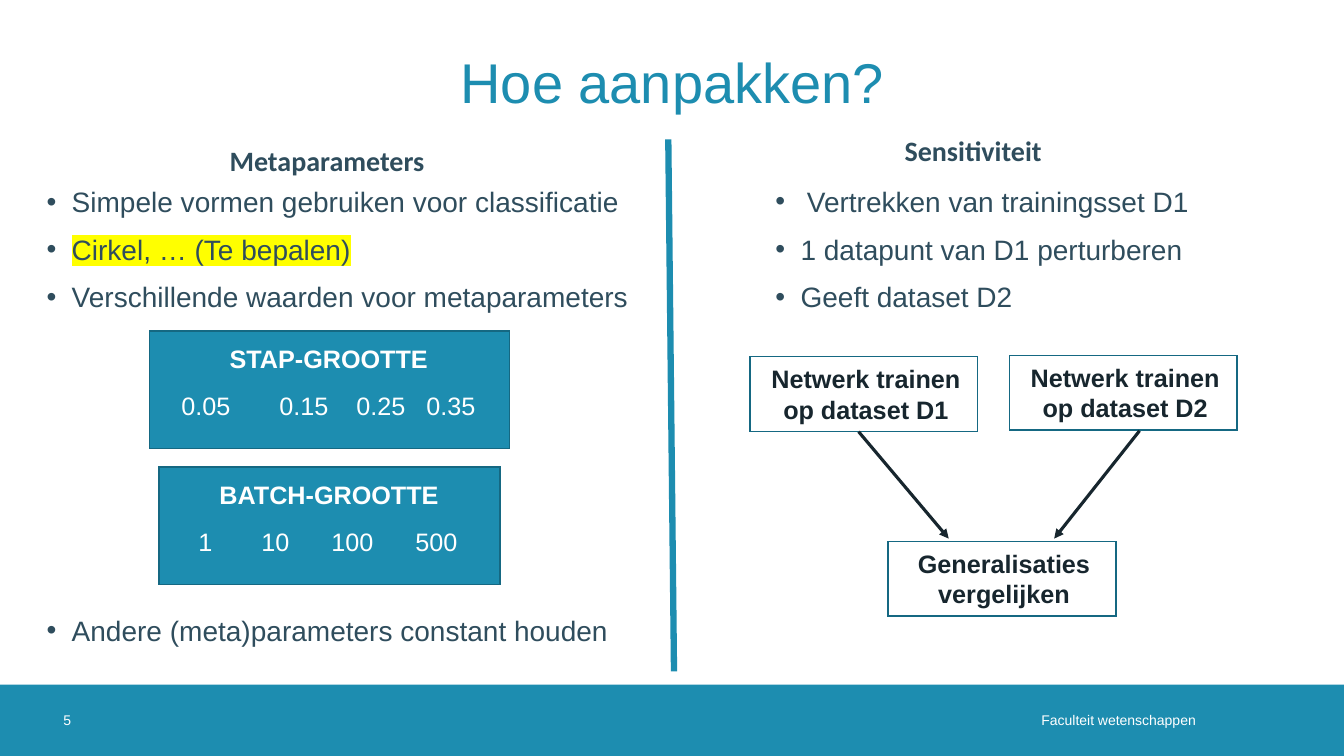
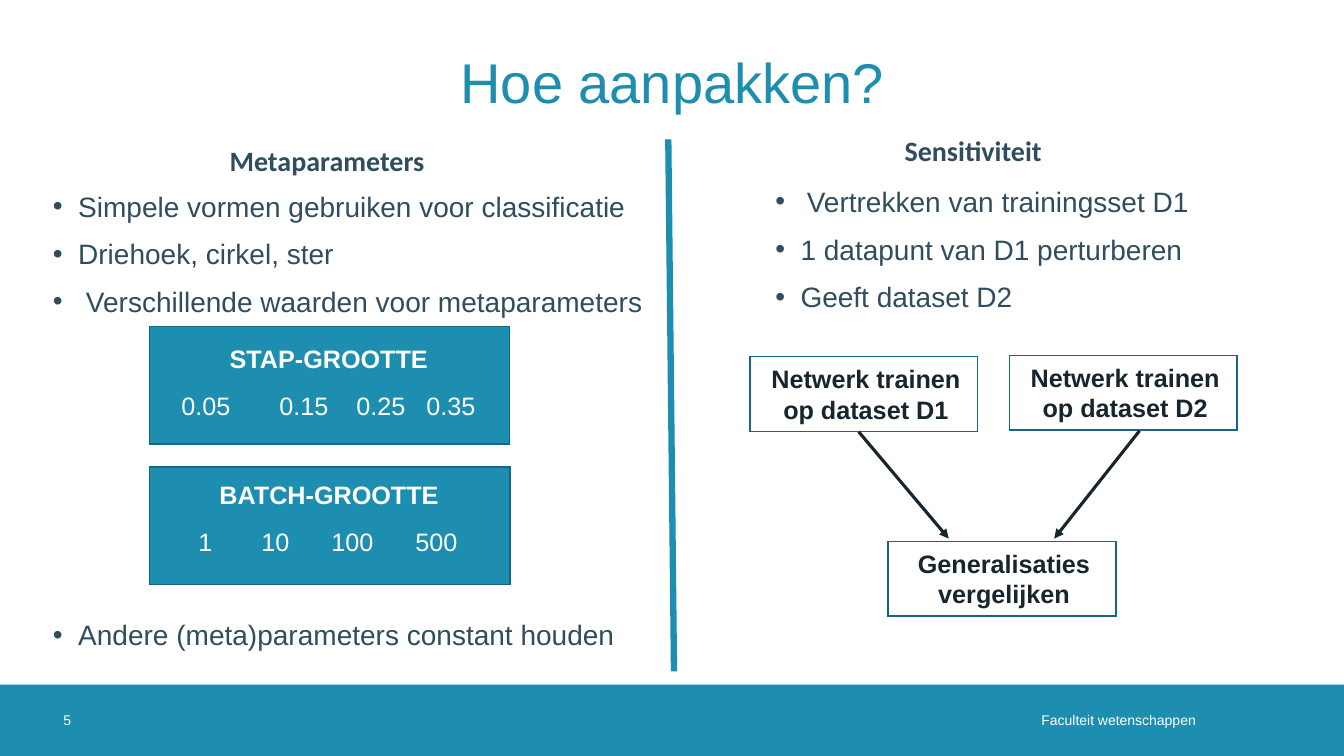
Before and after one commit to JoppeDJ/BachelorProef, a slide deck: slide 5 of Probleemstelling/Presentatie_Probleemstelling.pptx. Drawn at 1344x756 pixels with LibreOffice and Linux fonts; fonts in the diff are those of the drawing; background and template pictures are left out. Boxes give left, top, right and bottom in pixels: in the first picture for what was removed or moved away, otherwise in the second. Text is boxed around its words. In the diff, an @@ line names an element or a change of style, - is before the commit and + after.

```diff
--- a/Probleemstelling/Presentatie_Probleemstelling.pptx
+++ b/Probleemstelling/Presentatie_Probleemstelling.pptx
@@ text at bbox=[78, 243, 334, 268]: text changed @@
-• Cirkel, … (Te bepalen)
+• Driehoek, cirkel, ster
@@ rectangle: place and size @@
-rectangle at bbox=[149, 331, 509, 449]
+rectangle at bbox=[149, 327, 509, 445]
@@ rectangle: place and size @@
-rectangle at bbox=[159, 467, 501, 585]
+rectangle at bbox=[149, 467, 510, 585]
```
Also in this commit, not shown: 3 other slides changed.
